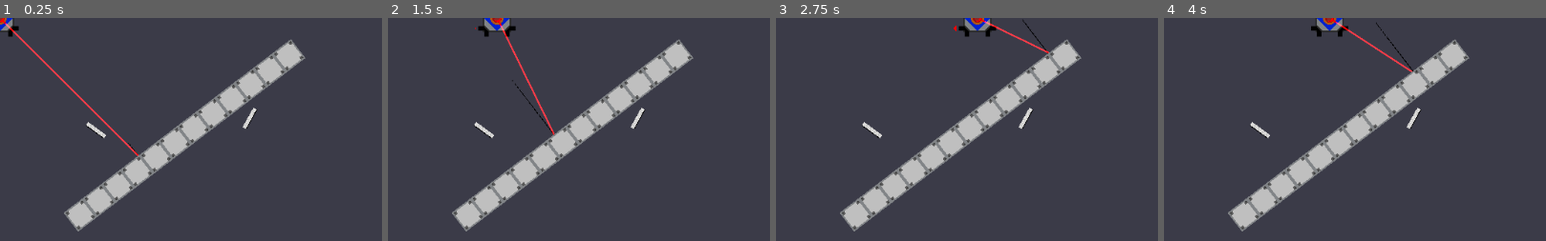
Above: before the commit, frames 1-4 (left to right).
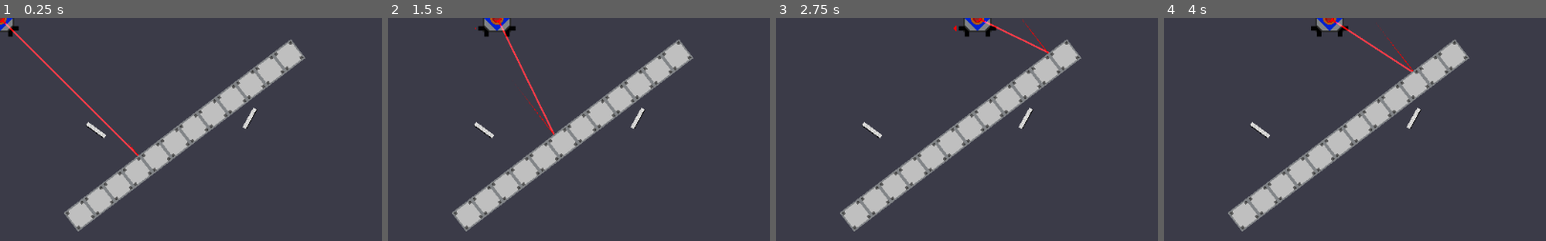
Above: after the commit, the same moments.

Repository: Call-Me-Sir/Calan-Game2021
Game: Godot game, scene res://Level 1.tscn
Same seed, same stepped clock (60 frames per second), same inputs: the game is played once before the commit and once after it.
Inputs (mouse positions are % of the whole screen's width and height, from its top left):
- Up to frame 1 (0.25 s): no input
- Up to frame 2 (1.5 s): tap Enter at 0.5 s; move the mouse to (72, 45) at 0.52 s; hold D (ui_right) 0.53-1.28 s; move the mouse to (30, 55) at 1.27 s; hold Ctrl (slowdown) from 1.28 s (still down)
- Up to frame 3 (2.75 s): move the mouse to (60, 28) at 2.02 s; release Ctrl (slowdown) at 2.03 s; hold D (ui_right) from 2.03 s (still down)
- Up to frame 4 (4 s): move the mouse to (45, 70) at 2.77 s; release D (ui_right) at 2.78 s; hold Shift (speedup) 2.78-3.53 s; tap Space at 3.5 s; move the mouse to (80, 65) at 3.52 s; hold A (ui_left) from 3.53 s (still down)
The pictures show only the part of the screen within x 0-50%, y 0-50%; the shares and areas given below are measured in that part.

The runs differ from the first frame. In frame 1, less than 0.1% of the frame differs, in the area x 33-36%, y 55-60%; in frame 2, less than 0.1%; in frame 3, less than 0.1%; in frame 4, less than 0.1%, in the area x 55-66%, y 2-24%.

Commit message:
More super minor changes

Diff:
--- a/RayArray/Playerspaceshipkinematic.tscn
+++ b/RayArray/Playerspaceshipkinematic.tscn
@@ -15,7 +15,11 @@
 [sub_resource type="RectangleShape2D" id=1]
 extents = Vector2( 25, 25 )
 
+[sub_resource type="Gradient" id=6]
+colors = PoolColorArray( 1, 0, 0, 1, 1, 0, 0, 0 )
+
 [sub_resource type="GradientTexture" id=2]
+gradient = SubResource( 6 )
 
 [sub_resource type="ParticlesMaterial" id=3]
 flag_disable_z = true
--- a/RayArray/Scripts/ReflectorCast.gd
+++ b/RayArray/Scripts/ReflectorCast.gd
@@ -12,7 +12,7 @@
 
 
 func check_ray_collision():
-	if ray:
+	if ray.is_colliding():
 		var new_ray_position = ray.get_collision_point()
 		var new_ray_angle = ray.get_collision_normal()
 		var optic_device = ray.get_collider_shape()
Not shown: 1 places in RayArray/Playerspaceshipkinematic.tscn that only renumber resources
